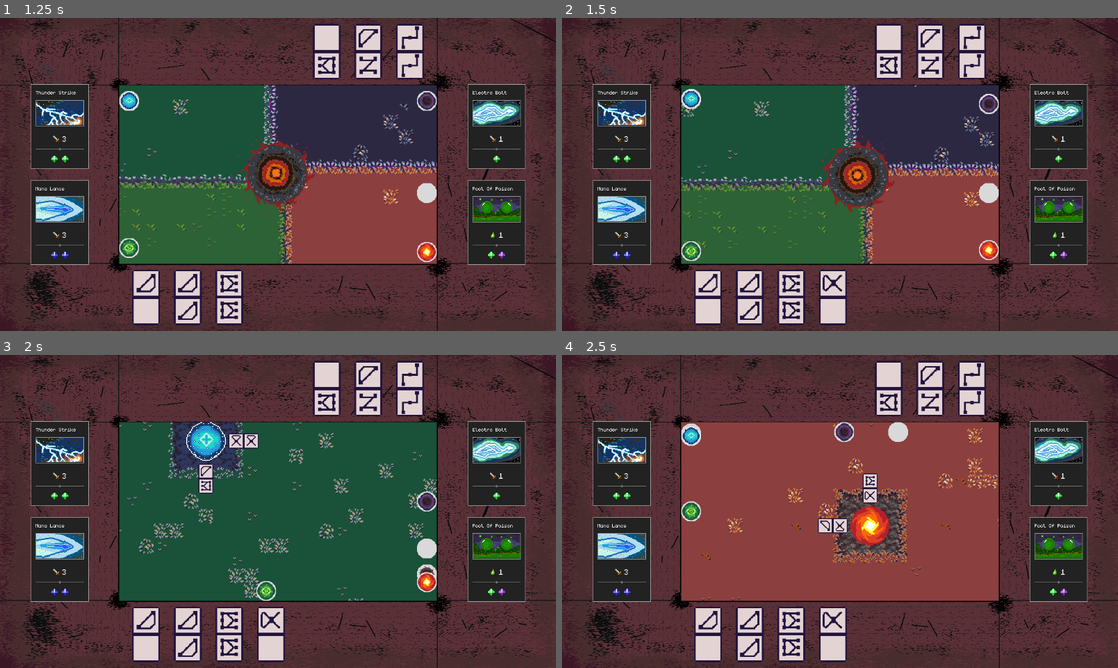
Above: before the commit, frames 1-4 (two rows, left to right).
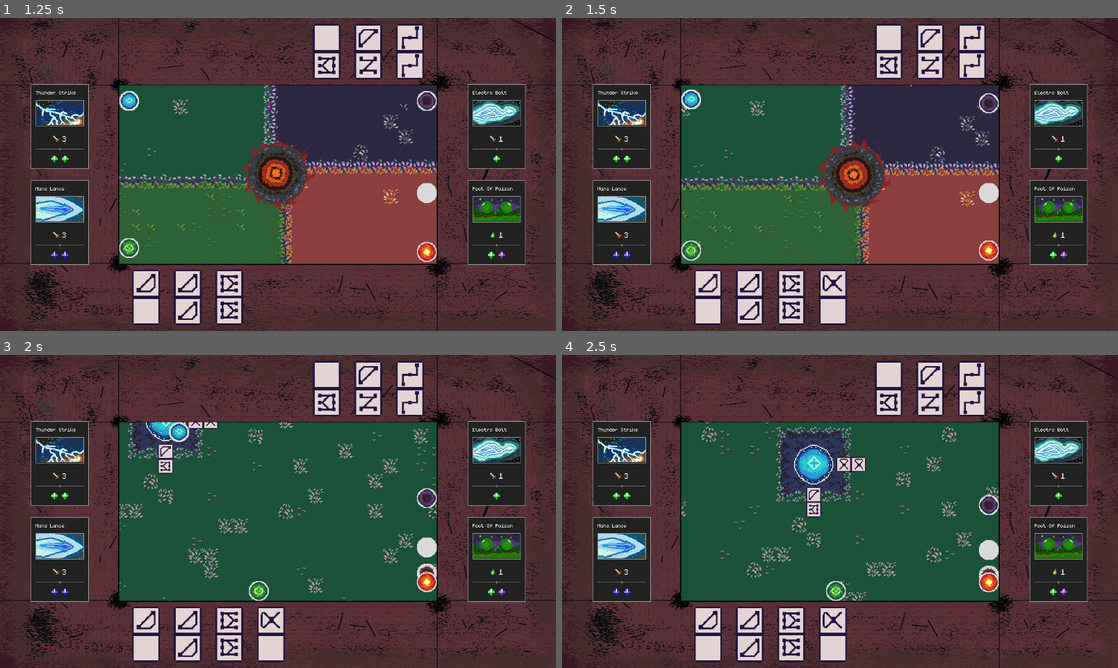
Above: after the commit, the same moments.

Repository: Juanxpeke/GD-BR2024
Game: Godot game, scene res://Core/GUI/MainMenu/main_menu.tscn
Same seed, same stepped clock (60 frames per second), same inputs: the game is played once before the commit and once after it. The engine's default icon, where the game draws it, is replaced by a stand-in: a white triangle on a blue panel in a dark square.
Inputs (mouse positions are in pixels of both pictures, inside the frame that each line leads up to):
- Up to frame 1 (1.25 s): click "Start Game" at 0.5 s
- Up to frame 2 (1.5 s): drag from (840, 174) to (990, 193) at 1.27 s
- Up to frame 3 (2 s): no input
- Up to frame 4 (2.5 s): drag from (990, 574) to (845, 439) at 2.02 s

Frame 1 is identical in both runs. In frame 2, 4.7% of the frame differs, in the area x 21-79%, y 21-79%; in frame 3, 6.2%; in frame 4, 33%.

Commit message:
Added lots of changes

Diff:
--- a/Core/Domino/domino.gd
+++ b/Core/Domino/domino.gd
@@ -36,10 +36,9 @@
 
 # Called on input event within the node
 func _on_input_event(_viewport : Node, event : InputEvent, _shape_idx : int) -> void:
-	if get_parent().get_parent().get_parent() != GameManager.current_player:
-		return
-
-	if not GameManager.current_match.is_turn_owner(GameManager.current_player):
+	if not self in GameManager.current_player.hand.dominoes.get_children() or \
+			not GameManager.current_match.is_turn_owner(GameManager.current_player) or \
+			GameManager.frozen:
 		return
 
 	if event.is_action_pressed("left_click") and not grabbing:
--- a/Core/Entity/Plays/play.gd
+++ b/Core/Entity/Plays/play.gd
@@ -19,7 +19,12 @@
 
 # Constructor
 func _init() -> void:
-	GameManager.current_match.turn_ended.connect(func(): self.disabled = true)
+	GameManager.current_match.turn_ended.connect(_on_turn_ended)
+
+# Called when the current turn ends
+func _on_turn_ended() -> void:
+	disabled = true
+
 
 # Public
 
@@ -32,14 +37,14 @@
 func execute() -> void:
 	assert(not disabled, 'Play is disabled as turn has been passed')
 
-	GameManager.current_camera.blocked = true
+	GameManager.current_camera.block()
 	GameManager.current_camera.focus(get_play_position())
 	await GameManager.current_camera.get_tree().create_timer(CAMERA_FOCUS_WAIT_TIME).timeout
 
 	core_execute()
 
 	await GameManager.current_camera.get_tree().create_timer(CAMERA_POST_BLOCK_TIME).timeout
-	GameManager.current_camera.blocked = false
+	GameManager.current_camera.unblock()
 
 # Core execution logic
 func core_execute() -> void:
--- a/Core/Entity/entity.gd
+++ b/Core/Entity/entity.gd
@@ -29,12 +29,16 @@
 # Called when the game match is setted
 func _on_match_setted() -> void:
 	_refill_current_skills()
+
 	GameManager.current_match.turn_ended.connect(_on_turn_ended)
 
 # Called when the current turn ends
 func _on_turn_ended() -> void:
+	_refill_current_skills()
+
 	manas_needed.fill(0)
-	_refill_current_skills()
+
+	if GameManager.frozen: await GameManager.being_unfrozen
 
 # Updates the manas needed
 func _update_manas_needed() -> void:
--- a/Core/GUI/HUD/SkillCard/skill_card.tscn
+++ /dev/null
@@ -1,69 +0,0 @@
-[gd_scene load_steps=3 format=3 uid="uid://ix8vw4kq00jr"]
-
-[ext_resource type="Texture2D" uid="uid://jlryjbt7mgau" path="res://icon.svg" id="1_c4i10"]
-
-[sub_resource type="StyleBoxFlat" id="StyleBoxFlat_5ffp5"]
-bg_color = Color(0.133333, 0.133333, 0.133333, 1)
-border_width_left = 2
-border_width_top = 2
-border_width_right = 2
-border_width_bottom = 2
-border_color = Color(0.647059, 0.647059, 0.647059, 1)
-expand_margin_left = 12.0
-expand_margin_top = 12.0
-expand_margin_right = 12.0
-expand_margin_bottom = 12.0
-
-[node name="SkillCard" type="Control"]
-texture_filter = 1
-custom_minimum_size = Vector2(120, 200)
-layout_mode = 3
-anchors_preset = 0
-offset_right = 120.0
-offset_bottom = 200.0
-
-[node name="SkillCardPanel" type="Panel" parent="."]
-layout_mode = 1
-anchors_preset = 15
-anchor_right = 1.0
-anchor_bottom = 1.0
-grow_horizontal = 2
-grow_vertical = 2
-theme_override_styles/panel = SubResource("StyleBoxFlat_5ffp5")
-
-[node name="SkillName" type="Label" parent="SkillCardPanel"]
-layout_mode = 1
-anchors_preset = -1
-anchor_right = 1.0
-anchor_bottom = 0.1
-theme_override_font_sizes/font_size = 20
-text = "Skill Name"
-
-[node name="SkillImage" type="TextureRect" parent="SkillCardPanel"]
-layout_mode = 1
-anchors_preset = -1
-anchor_top = 0.125
-anchor_right = 1.0
-anchor_bottom = 0.475
-texture = ExtResource("1_c4i10")
-expand_mode = 1
-
-[node name="SkillDescription" type="RichTextLabel" parent="SkillCardPanel"]
-layout_mode = 1
-anchors_preset = -1
-anchor_top = 0.515
-anchor_right = 1.0
-anchor_bottom = 0.825
-grow_horizontal = 2
-grow_vertical = 2
-theme_override_font_sizes/normal_font_size = 16
-bbcode_enabled = true
-text = "[fill]This is the default skill description, that describes an skill.[/fill]"
-
-[node name="HBoxContainer" type="HBoxContainer" parent="SkillCardPanel"]
-layout_mode = 1
-anchors_preset = -1
-anchor_top = 0.865
-anchor_right = 1.0
-anchor_bottom = 1.0
-alignment = 2
--- a/Core/GUI/HUD/SkillCard/skill_card_mini.gd
+++ b/Core/GUI/HUD/SkillCard/skill_card_mini.gd
@@ -18,6 +18,9 @@
 
 # Called on any input within this control node
 func _gui_input(event: InputEvent) -> void:
+	if not GameManager.current_match.is_turn_owner(GameManager.current_player) or GameManager.frozen:
+		return
+
 	if event.is_action_pressed("left_click"):
 		entity.handle_skill_activation(skill_index)
 
--- a/Core/Match/match.gd
+++ b/Core/Match/match.gd
@@ -39,6 +39,7 @@
 func end_turn() -> void:
 	print('Turn ended: ', turn)
 	turn += 1
+
 	turn_ended.emit()
 
 # Gets the previous turn owner
@@ -67,7 +68,6 @@
 	get_turn_owner().set_current_skills(get_turn_owner().get_enemy().current_skills)
 	get_turn_owner().get_enemy().set_current_skills(skills_cache)
 
-	print('xd')
 	AudioManager.play_sound(skill_swapping_sound)
 
 #endregion
--- a/Core/World/Indicators/ooc_indicator_component.gd
+++ b/Core/World/Indicators/ooc_indicator_component.gd
@@ -60,7 +60,7 @@
 
 # Called when the indicator area receives an input
 func _on_indicator_area_input(_viewport : Node, event : InputEvent, _shape_idx : int) -> void:
-	if event.is_action_pressed("left_click"):
+	if event.is_action_pressed("left_click") and not GameManager.current_camera.is_blocked():
 		GameManager.current_camera.focus(global_position)
 
 # Returns true if the indicator is outside the given rect, false otherwise
--- a/Core/World/Placement/dynamic_placement_component.gd
+++ b/Core/World/Placement/dynamic_placement_component.gd
@@ -46,7 +46,6 @@
 	if from_entity:
 		AudioManager.play_sound(Domino.domino_placing_sound)
 		static_placement_component.domino_placed.emit(domino, GameManager.current_match.get_turn_owner())
-		GameManager.current_match.end_turn()
 
 # Binds this component to the given domino
 func bind_to_domino(domino : Domino, inverted : bool = false) -> void:
--- a/Core/World/Placement/static_placement_component.gd
+++ b/Core/World/Placement/static_placement_component.gd
@@ -60,7 +60,6 @@
 	if from_entity:
 		AudioManager.play_sound(Domino.domino_placing_sound)
 		domino_placed.emit(domino, GameManager.current_match.get_turn_owner())
-		GameManager.current_match.end_turn()
 
 # Gets the free placement components that are children of this one
 func get_free_placement_components() -> Array[PlacementComponent]:
--- a/Core/World/Tower/tower.gd
+++ b/Core/World/Tower/tower.gd
@@ -1,7 +1,10 @@
 class_name Tower
 extends Structure
 
-static var tower_sprites = [
+const DEFAULT_MANA_REWARD : int = 1
+const EXPLOSION_MANA_REWARD : int = 2
+
+static var tower_sprites : Array[Texture2D] = [
 	load("res://Core/World/Tower/TowerSprites/arcane_well.png"),
 	load("res://Core/World/Tower/TowerSprites/nature_well.png"),
 	load("res://Core/World/Tower/TowerSprites/dark_well.png"),
@@ -15,11 +18,11 @@
 @export var placement_area_down_blocked : bool = false
 @export var placement_area_left_blocked : bool = false
 
-@export var threshold_material : ShaderMaterial
+@export var charged_domino_material : ShaderMaterial
 
 var extractions : int = 0
-var accumulated_extractions : int = 0
-var accumulated_extractions_threshold : int = 5
+var explosions : int = 0
+var explosions_needed_extractions : Array[int] = [4, 3, 2]
 
 @onready var placement_component := %StaticPlacementComponent
 @onready var indicator_component := %OOCIndicatorComponent
@@ -38,20 +41,46 @@
 
 # Called when a domino is placed in the tower placement component
 func _on_domino_placed(domino : Domino, entity : Entity) -> void:
-	entity.add_current_mana(1, mana_type)
 	extractions += 1
-	accumulated_extractions += 1
 
-	if accumulated_extractions == accumulated_extractions_threshold - 1 and threshold_material:
-		for placed_domino in placement_component.dominoes.get_children():
-			placed_domino.sprite.set_material(threshold_material)
+	var explosion_needed_extractions = explosions_needed_extractions[min(explosions, explosions_needed_extractions.size() - 1)]
 
-	elif accumulated_extractions == accumulated_extractions_threshold:
+	print('Domino placed in ', name, ' with ', extractions, ' and ', explosion_needed_extractions, ' exp. ext.')
+
+	if extractions < explosion_needed_extractions:
+		entity.add_current_mana(DEFAULT_MANA_REWARD, mana_type)
+
+		print(name, ' da solo mana')
+
+		if extractions == explosion_needed_extractions - 1:
+			print(name, ' a punto de explotar')
+			for placed_domino in placement_component.dominoes.get_children():
+				placed_domino.sprite.set_material(charged_domino_material)
+
+	elif extractions >= explosion_needed_extractions:
+		print(name, ' exploto')
+		entity.add_current_mana(EXPLOSION_MANA_REWARD, mana_type)
+
 		for placed_domino in placement_component.dominoes.get_children():
 			placed_domino.sprite.set_material(null)
 
-		accumulated_extractions = 0
+		extractions = 0
+		explosions += 1
+
+		GameManager.current_camera.block()
+		GameManager.current_camera.focus(global_position, Camera.ZOOM_MAXIMUM)
+
+		await GameManager.freeze(1.0)
+
+		GameManager.current_camera.shake()
 		GameManager.current_match.swap_skills()
+
+		await GameManager.freeze(1.0)
+
+		GameManager.current_camera.focus(global_position, Camera.ZOOM_DEFAULT)
+		GameManager.current_camera.unblock()
+
+	GameManager.current_match.end_turn()
 
 # Updates the tower data from its mana type
 func _update_mana_type_data() -> void:
--- a/Core/World/Tower/tower.tscn
+++ b/Core/World/Tower/tower.tscn
@@ -1,23 +1,16 @@
-[gd_scene load_steps=9 format=3 uid="uid://b3kbu23fy2cjm"]
+[gd_scene load_steps=7 format=3 uid="uid://b3kbu23fy2cjm"]
 
 [ext_resource type="Script" path="res://Core/World/Tower/tower.gd" id="1_3jabf"]
-[ext_resource type="Shader" path="res://Core/Domino/domino_glow.gdshader" id="2_5aur6"]
 [ext_resource type="PackedScene" uid="uid://bi8sd1yy8rmhh" path="res://Core/World/Placement/static_placement_component.tscn" id="2_5thyv"]
 [ext_resource type="Texture2D" uid="uid://jlryjbt7mgau" path="res://icon.svg" id="3_fl8vd"]
 [ext_resource type="PackedScene" uid="uid://dp2sbtwygdtt4" path="res://Core/World/Indicators/ooc_indicator_component.tscn" id="4_38pew"]
 [ext_resource type="PackedScene" uid="uid://5svqcy4l02ge" path="res://Core/World/BackgroundBoard/blocked_area_component.tscn" id="5_q53so"]
-
-[sub_resource type="ShaderMaterial" id="ShaderMaterial_72ohx"]
-shader = ExtResource("2_5aur6")
-shader_parameter/glow_color = Color(0, 0, 0.964706, 1)
-shader_parameter/intensity_threshold = 0.5
 
 [sub_resource type="RectangleShape2D" id="RectangleShape2D_8kng7"]
 size = Vector2(96, 96)
 
 [node name="Tower" type="Node2D"]
 script = ExtResource("1_3jabf")
-threshold_material = SubResource("ShaderMaterial_72ohx")
 
 [node name="StaticPlacementComponent" parent="." instance=ExtResource("2_5thyv")]
 unique_name_in_owner = true
--- a/Core/World/camera.gd
+++ b/Core/World/camera.gd
@@ -1,12 +1,21 @@
 class_name Camera
 extends Camera2D
 
-const ZOOM_VELOCITY : Vector2 = Vector2(0.1, 0.1)
+const ZOOM_DEFAULT : Vector2 = Vector2(1.7, 1.7)
 const ZOOM_MINIMUM : Vector2 = Vector2(0.7, 0.7)
 const ZOOM_MAXIMUM : Vector2 = Vector2(3.7, 3.7)
-const ZOOM_DEFAULT : Vector2 = Vector2(1.7, 1.7)
+const ZOOM_WHEEL_STEP : Vector2 = Vector2(0.2, 0.2)
+const ZOOM_SPEED : float = 10.0
+const ZOOM_DIFFERENCE_THRESHOLD : float = 0.02
 
-var blocked : bool = false
+const SHAKING_DECAY_SPEED : float = 3.0
+
+var target_zoom : Vector2
+
+var block_queries : int = 0
+
+var shaking_factor : float = 0.0
+
 var grabbed : bool = false
 var grab_position : Vector2
 var grab_mouse_position : Vector2
@@ -16,6 +25,7 @@
 # Called when the node enters the scene tree for the first time
 func _ready() -> void:
 	zoom = ZOOM_DEFAULT
+	target_zoom = ZOOM_DEFAULT
 
 	GameManager.world_setted.connect(_on_world_setted)
 
@@ -26,9 +36,21 @@
 	_set_limits()
 
 # Called every frame. 'delta' is the elapsed time since the previous frame
-func _process(_delta: float) -> void:
-	if grabbed and not blocked and GameManager.current_player.grabbed_domino == null:
+func _process(delta: float) -> void:
+	# Grabbing logic
+	if grabbed and not is_blocked() and GameManager.current_player.grabbed_domino == null:
 		global_position = grab_position + (grab_mouse_position - get_viewport().get_mouse_position()) / zoom
+
+	# Smooth zoom logic
+	if target_zoom.distance_to(zoom) > ZOOM_DIFFERENCE_THRESHOLD:
+		zoom = lerp(zoom, target_zoom, delta * ZOOM_SPEED)
+		if target_zoom.distance_to(zoom) < ZOOM_DIFFERENCE_THRESHOLD:
+			zoom = target_zoom
+
+	# Shaking logic
+	if shaking_factor > 0.0:
+		_apply_shaking()
+		shaking_factor = max(shaking_factor - delta * SHAKING_DECAY_SPEED, 0.0)
 
 # Called on any input event
 func _input(event : InputEvent) -> void:
@@ -40,11 +62,11 @@
 		grabbed = false
 
 	if event.is_action_pressed('wheel_up'):
-		zoom.x = min(zoom.x + ZOOM_VELOCITY.x, ZOOM_MAXIMUM.x)
-		zoom.y = min(zoom.y + ZOOM_VELOCITY.y, ZOOM_MAXIMUM.y)
+		target_zoom.x = min(zoom.x + ZOOM_WHEEL_STEP.x, ZOOM_MAXIMUM.x)
+		target_zoom.y = min(zoom.y + ZOOM_WHEEL_STEP.y, ZOOM_MAXIMUM.y)
 	elif event.is_action_pressed('wheel_down'):
-		zoom.x = max(zoom.x - ZOOM_VELOCITY.x, ZOOM_MINIMUM.x)
-		zoom.y = max(zoom.y - ZOOM_VELOCITY.y, ZOOM_MINIMUM.y)
+		target_zoom.x = max(zoom.x - ZOOM_WHEEL_STEP.x, ZOOM_MINIMUM.x)
+		target_zoom.y = max(zoom.y - ZOOM_WHEEL_STEP.y, ZOOM_MINIMUM.y)
 
 # Sets the camera limits
 func _set_limits() -> void:
@@ -57,16 +79,55 @@
 	limit_left = background_board_position.x
 	limit_right = background_board_position.x + background_board_size.x
 
+# Applies the current shaking to the camera
+func _apply_shaking() -> void:
+	var amount = pow(shaking_factor, 2)
+	rotation = 0.1 * amount * GameManager.rng.randf_range(-1, 1)
+	offset.x = Vector2(100, 75).x * amount * GameManager.rng.randf_range(-1, 1)
+	offset.y = Vector2(100, 75).y * amount * GameManager.rng.randf_range(-1, 1)
+
 
 # Public
+
+#region Base Camera Methods
 
 # Gets the camera rect
 func get_rect() -> Rect2:
 	var camera_size = get_viewport_rect().size / zoom
 	return Rect2(get_screen_center_position() - camera_size * 0.5, camera_size)
 
+#endregion
+
+#region Focusing
+
 # Focuses the gamera on the given position
-func focus(focus_position : Vector2) -> void:
+func focus(focus_position : Vector2, focus_zoom : Vector2 = ZOOM_DEFAULT) -> void:
 	grabbed = false
 	global_position = focus_position
-	zoom = ZOOM_DEFAULT
+	target_zoom = focus_zoom
+
+#endregion
+
+#region Blocking
+
+# Returns true if the camera is blocked, false otherwise
+func is_blocked() -> bool:
+	return block_queries > 0
+
+# Generates a camera block querie
+func block() -> void:
+	block_queries +=1
+
+# Removes a camera block querie
+func unblock() -> void:
+	block_queries = max(block_queries - 1, 0)
+
+#endregion
+
+#region Shaking
+
+# Shakes the camera
+func shake():
+	shaking_factor = 1.0
+
+#endregion
--- a/Core/World/camera_movement_area.gd
+++ b/Core/World/camera_movement_area.gd
@@ -23,7 +23,7 @@
 	if hovered:
 		time_hovered += delta
 
-	if time_hovered > ACTIVATION_TIME and not GameManager.current_camera.blocked:
+	if time_hovered > ACTIVATION_TIME and not GameManager.current_camera.is_blocked():
 		var mouse_distance_speed_factor = pow(get_local_mouse_position().project(movement_direction.normalized()).length(), DISTANCE_ACCELERATION_FACTOR)
 		var time_speed_factor = min(TIME_ACCELERATION_FACTOR * (time_hovered - ACTIVATION_TIME), 7.0)
 		var speed = BASE_SPEED * mouse_distance_speed_factor * time_speed_factor
--- a/Core/World/world.tscn
+++ b/Core/World/world.tscn
@@ -7,26 +7,26 @@
 [ext_resource type="PackedScene" uid="uid://dofg2y01ecigr" path="res://Core/World/PassGuy/pass_guy.tscn" id="4_nv1wp"]
 [ext_resource type="PackedScene" uid="uid://b3kbu23fy2cjm" path="res://Core/World/Tower/tower.tscn" id="4_oicnk"]
 [ext_resource type="Script" path="res://Core/World/camera_movement_area.gd" id="5_uh1ic"]
-[ext_resource type="Shader" path="res://Core/Domino/domino_glow.gdshader" id="7_3j5iv"]
+[ext_resource type="Shader" path="res://Core/Domino/domino_charged.gdshader" id="7_prheb"]
 
-[sub_resource type="ShaderMaterial" id="ShaderMaterial_rujer"]
-shader = ExtResource("7_3j5iv")
-shader_parameter/glow_color = Color(0, 0, 0.929412, 1)
+[sub_resource type="ShaderMaterial" id="ShaderMaterial_7j6xm"]
+shader = ExtResource("7_prheb")
+shader_parameter/glow_color = Color(0, 0, 0.976471, 1)
 shader_parameter/intensity_threshold = 0.5
 
-[sub_resource type="ShaderMaterial" id="ShaderMaterial_84cwu"]
-shader = ExtResource("7_3j5iv")
-shader_parameter/glow_color = Color(0.117647, 0.635294, 0.164706, 1)
+[sub_resource type="ShaderMaterial" id="ShaderMaterial_edrrx"]
+shader = ExtResource("7_prheb")
+shader_parameter/glow_color = Color(0, 0.862745, 0, 1)
 shader_parameter/intensity_threshold = 0.5
 
-[sub_resource type="ShaderMaterial" id="ShaderMaterial_3kmbt"]
-shader = ExtResource("7_3j5iv")
-shader_parameter/glow_color = null
+[sub_resource type="ShaderMaterial" id="ShaderMaterial_uodm6"]
+shader = ExtResource("7_prheb")
+shader_parameter/glow_color = Color(0.933333, 0, 0.788235, 1)
 shader_parameter/intensity_threshold = 0.5
 
-[sub_resource type="ShaderMaterial" id="ShaderMaterial_1kjav"]
-shader = ExtResource("7_3j5iv")
-shader_parameter/glow_color = null
+[sub_resource type="ShaderMaterial" id="ShaderMaterial_611ag"]
+shader = ExtResource("7_prheb")
+shader_parameter/glow_color = Color(0.839216, 0, 0, 1)
 shader_parameter/intensity_threshold = 0.5
 
 [sub_resource type="RectangleShape2D" id="RectangleShape2D_btw54"]
@@ -41,7 +41,7 @@
 [node name="Camera" type="Camera2D" parent="."]
 unique_name_in_owner = true
 position_smoothing_enabled = true
-position_smoothing_speed = 8.0
+position_smoothing_speed = 6.0
 script = ExtResource("2_w6gb2")
 
 [node name="BackgroundBoard" parent="." instance=ExtResource("3_wqx2r")]
@@ -66,28 +66,28 @@
 position = Vector2(-1200, -600)
 placement_area_up_blocked = true
 placement_area_left_blocked = true
-threshold_material = SubResource("ShaderMaterial_rujer")
+charged_domino_material = SubResource("ShaderMaterial_7j6xm")
 
 [node name="NatureTower" parent="Structures/Towers" instance=ExtResource("4_oicnk")]
 position = Vector2(-1200, 596)
 mana_type = 1
 placement_area_down_blocked = true
 placement_area_left_blocked = true
-threshold_material = SubResource("ShaderMaterial_84cwu")
+charged_domino_material = SubResource("ShaderMaterial_edrrx")
 
 [node name="DarkTower" parent="Structures/Towers" instance=ExtResource("4_oicnk")]
 position = Vector2(1200, -600)
 mana_type = 2
 placement_area_up_blocked = true
 placement_area_right_blocked = true
-threshold_material = SubResource("ShaderMaterial_3kmbt")
+charged_domino_material = SubResource("ShaderMaterial_uodm6")
 
 [node name="InfernoTower" parent="Structures/Towers" instance=ExtResource("4_oicnk")]
 position = Vector2(1200, 618)
 mana_type = 3
 placement_area_right_blocked = true
 placement_area_down_blocked = true
-threshold_material = SubResource("ShaderMaterial_1kjav")
+charged_domino_material = SubResource("ShaderMaterial_611ag")
 
 [node name="TopLayer" type="CanvasLayer" parent="."]
 
--- a/Global/game_manager.gd
+++ b/Global/game_manager.gd
@@ -6,6 +6,8 @@
 signal background_board_setted
 signal player_setted
 signal boss_setted
+
+signal being_unfrozen
 
 enum ManaType { ARCANE, NATURE, DARK, INFERNO }
 
@@ -22,6 +24,8 @@
 var current_background_board : BackgroundBoard = null
 var current_player : Player = null
 var current_boss : Boss = null
+
+var frozen : bool = false
 
 # Private
 
@@ -65,3 +69,16 @@
 	boss_setted.emit()
 
 #endregion
+
+#region Freezing
+
+# Freezes the game by the given amount of time
+func freeze(time : float) -> void:
+	print('freeze')
+	frozen = true
+	await get_tree().create_timer(time).timeout
+	frozen = false
+	print('Unfreeze')
+	being_unfrozen.emit()
+
+#endregion
Renamed: Core/Domino/domino_glow.gdshader -> Core/Domino/domino_charged.gdshader
